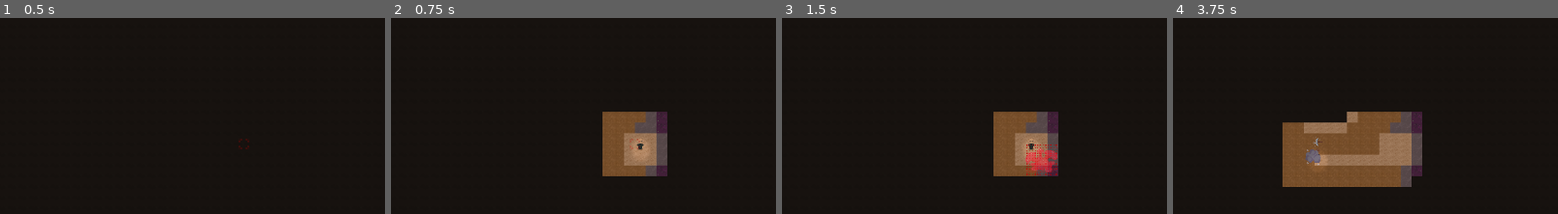
Above: before the commit, frames 1-4 (left to right).
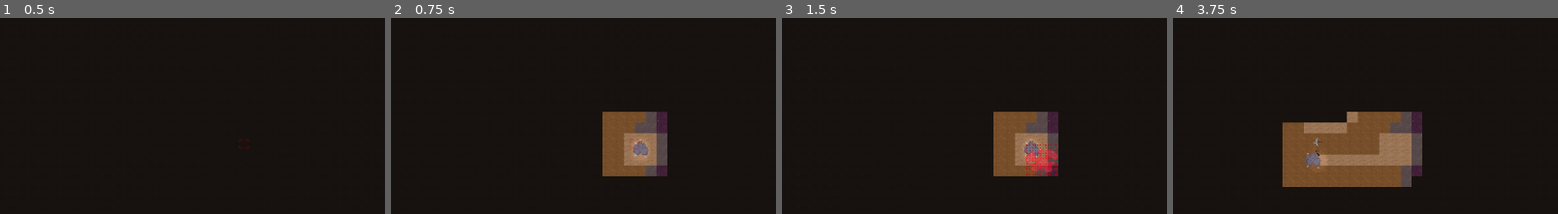
Above: after the commit, the same moments.

Repository: themoonforge/evergrove
Game: Godot game, scene res://world.tscn
Same seed, same stepped clock (60 frames per second), same inputs: the game is played once before the commit and once after it.
Inputs (mouse positions are % of the whole screen's width and height, from its top left):
- Up to frame 1 (0.5 s): no input
- Up to frame 2 (0.75 s): click "Spawn Dwarf" at 0.5 s
- Up to frame 3 (1.5 s): click "Food Hub" at 1.25 s
- Up to frame 4 (3.75 s): click "Beer Hub" at 2 s; click "Energy Hub" at 2.75 s; tap Enter at 3.5 s; move the mouse to (72, 49) at 3.52 s; hold Right (ui_right) from 3.53 s (still down); tap G at 3.6 s; click (72, 49) at 3.67 s
The pictures show only the part of the screen within x 18-68%, y 23-73%; the shares and areas given below are measured in that part.

Frame 1 is identical in both runs. In frame 2, 0.2% of the frame differs, in the area x 62-67%, y 63-72%; in frame 3, 0.2%; in frame 4, 0.2%.

Commit message:
fix position

Diff:
--- a/evergrove/dwarf/Dwarf.tscn
+++ b/evergrove/dwarf/Dwarf.tscn
@@ -547,9 +547,8 @@
 texture = ExtResource("51_d1oub")
 
 [node name="ActionEffectAnimator" type="AnimatedSprite2D" parent="."]
-visible = false
 z_index = 1
-position = Vector2(1, 22)
+position = Vector2(1, 27)
 sprite_frames = SubResource("SpriteFrames_nmf58")
 animation = &"mining_effect"
 offset = Vector2(0, -27)
--- a/evergrove/dwarf/dwarf.gd
+++ b/evergrove/dwarf/dwarf.gd
@@ -167,9 +167,9 @@
 
 	match walking_direction:
 		Utils.WalkingDirection.FRONT:
-			action_effect_animator.position = action_effect_animator_position + Vector2(0, -Utils.TILE_SIZE_HALF)
+			action_effect_animator.position = action_effect_animator_position + Vector2(0, Utils.TILE_SIZE_HALF)
 		Utils.WalkingDirection.BACK:
-			action_effect_animator.position = action_effect_animator_position + Vector2(0, Utils.TILE_SIZE_HALF)
+			action_effect_animator.position = action_effect_animator_position + Vector2(0, -Utils.TILE_SIZE)
 		Utils.WalkingDirection.LEFT:
 			action_effect_animator.position = action_effect_animator_position + Vector2(-Utils.TILE_SIZE_HALF, 0)
 		Utils.WalkingDirection.RIGHT:
